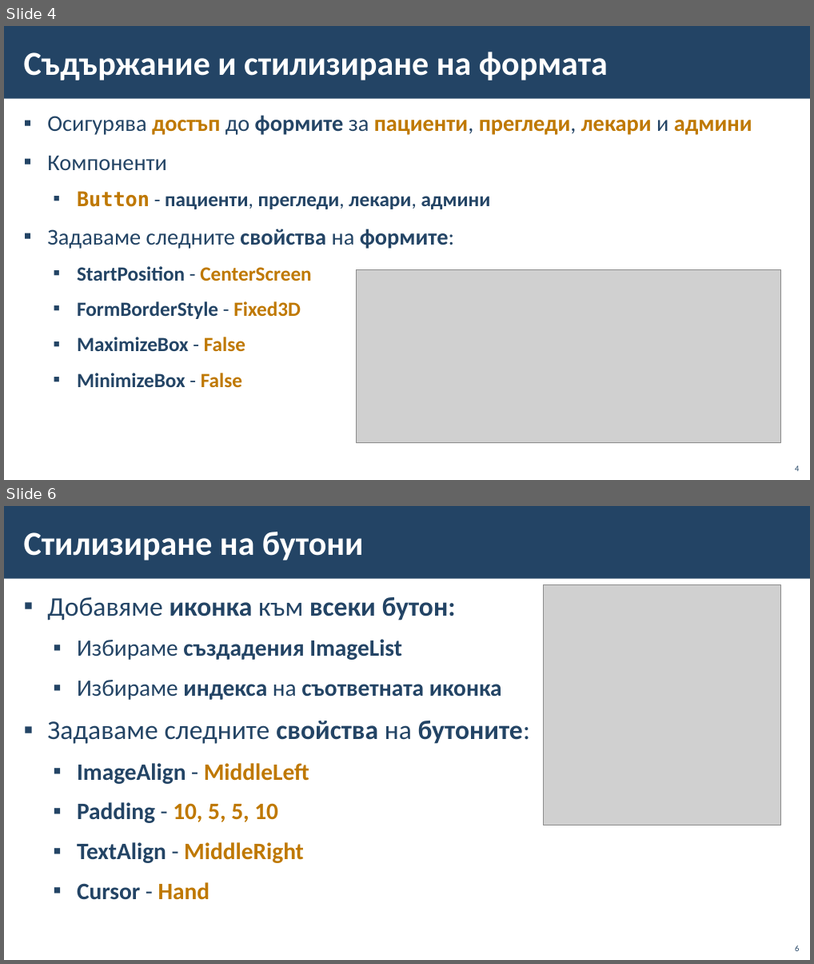
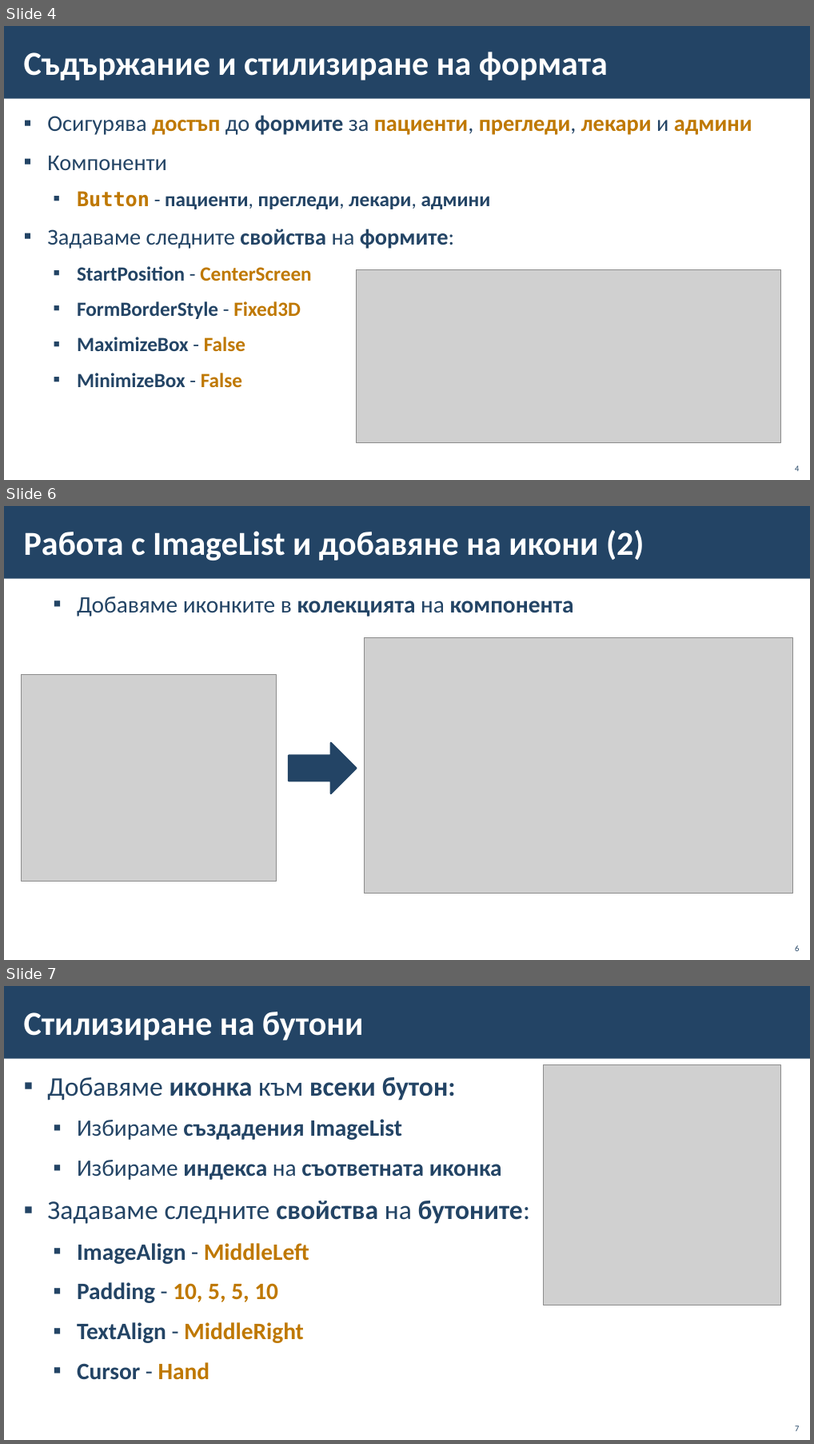
Before and after one commit to BG-IT-Edu/School-Programming, a slide deck: Courses/Software-Sciences/Module-4-Information-Systems-New/12-Implementation-of-Information-System/12-Implementation-of-Information-System-Second-Part.pptx. Shown one above the other, each under a label of ours: slides 4 and 6 before the commit, slides 4, 6 and 7 after it; the slides between them are not shown. The pictures are 814x964 and 814x1444 pixels, drawn with LibreOffice and Linux fonts; fonts in the diff are those of the drawing; grey boxes stand for pictures; background and template pictures are left out. Boxes give left, top, right and bottom in pixels: in the first picture for what was removed or moved away, otherwise in the second. Text is boxed around its words. In the diff, an @@ line names an element or a change of style, - is before the commit and + after.

```diff
--- a/Courses/Software-Sciences/Module-4-Information-Systems-New/12-Implementation-of-Information-System/12-Implementation-of-Information-System-Second-Part.pptx
+++ b/Courses/Software-Sciences/Module-4-Information-Systems-New/12-Implementation-of-Information-System/12-Implementation-of-Information-System-Second-Part.pptx
@@ slide 6 added at bbox=[4, 506, 810, 960], background #FFFFFF; not listed: 1 template element that a slide beside it also shows @@
@@ title added at bbox=[24, 530, 644, 560], 40 pt, text #FFFFFF, bold @@
+Работа с ImageList и добавяне на икони (2)
@@ text added at bbox=[77, 596, 574, 616], 28 pt, text #234465, bold @@
+  ▪ Добавяме иконките в колекцията на компонента
@@ picture added at bbox=[365, 637, 794, 892] @@
@@ picture added at bbox=[21, 674, 276, 881] @@
@@ right arrow added at bbox=[289, 743, 357, 793], fill #234465, outline #234465 2 pt @@
@@ page number added at bbox=[795, 945, 799, 951], 10 pt, text #234465 @@
+6
@@ what was slide 6 is now slide 7 @@
@@ page number at bbox=[795, 1425, 799, 1431]: text changed @@
-6
+7
```
Also in this commit, not shown: 1 slide changed.
